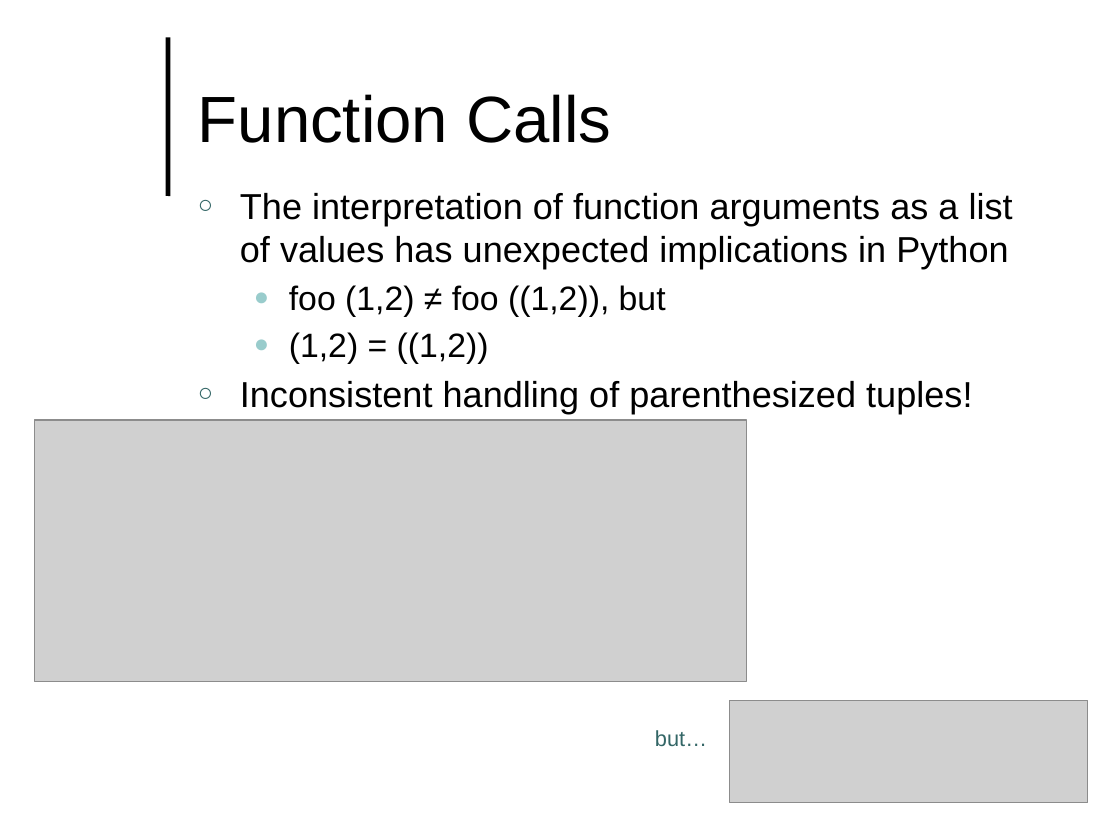
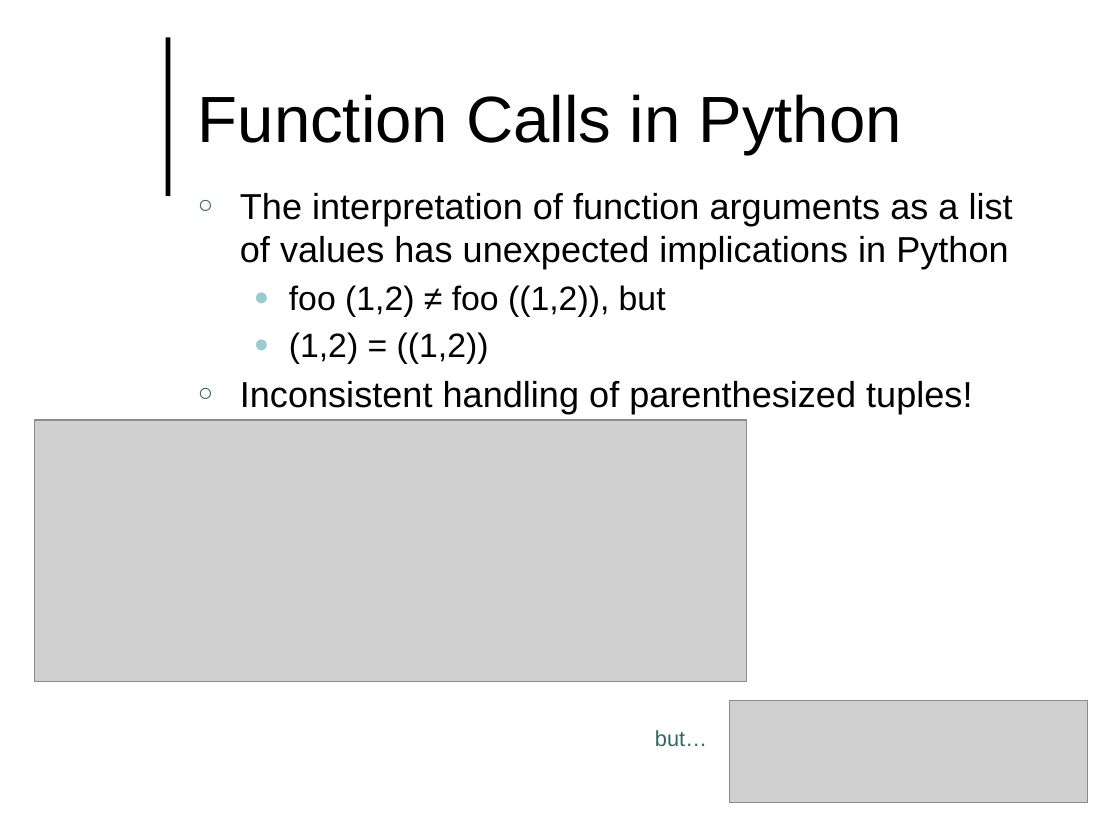
Before and after one commit to lutzhamel/CSC493, a slide deck: slide 9 of notes/csc493-ln006.pptx (slide 8 before the commit). Drawn at 1120x840 pixels with LibreOffice and Linux fonts; fonts in the diff are those of the drawing; grey boxes stand for pictures; background and template pictures are left out. Boxes give left, top, right and bottom in pixels: in the first picture for what was removed or moved away, otherwise in the second. Text is boxed around its words. In the diff, an @@ line names an element or a change of style, - is before the commit and + after.

```diff
--- a/notes/csc493-ln006.pptx
+++ b/notes/csc493-ln006.pptx
@@ title at (198,94,902,155): text changed @@
-Function Calls
+Function Calls in Python
```
Also in this commit, not shown: 4 other slides changed, 1 slide added, 9 other files.
